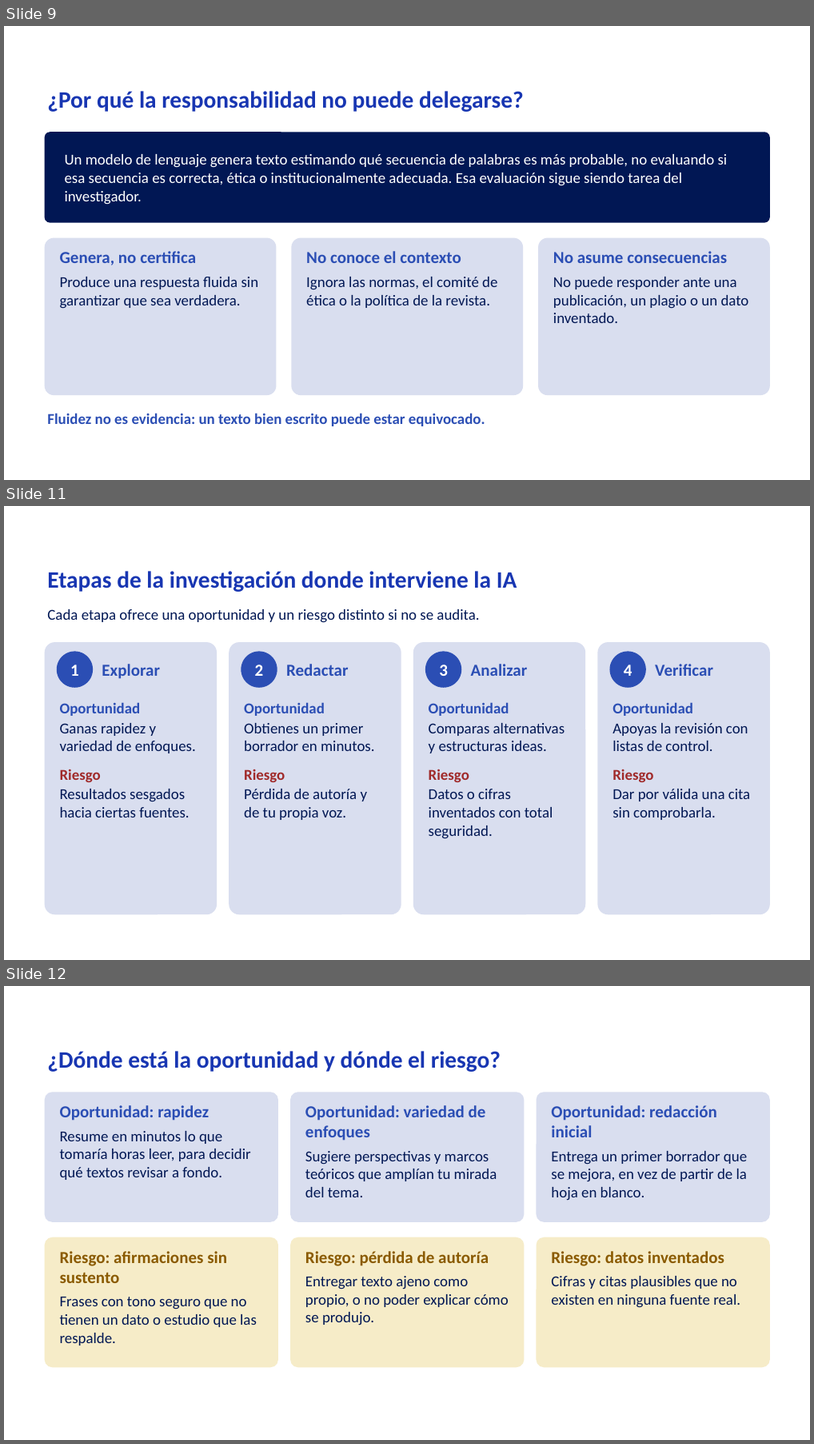
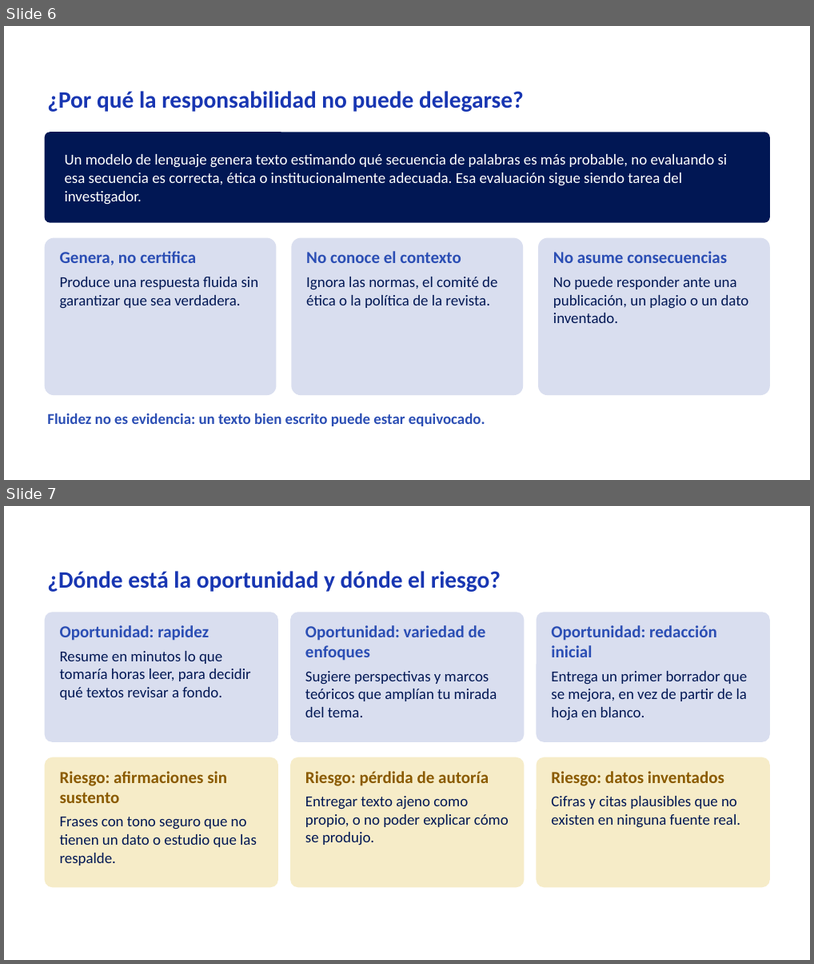
Before and after one commit to Rociosayan/analitica-empresarial-integrada, a slide deck: Sesion_03_mejorada.pptx. Shown one above the other, each under a label of ours: slides 9, 11 and 12 before the commit, slides 6 and 7 after it; the slides between them are not shown. The pictures are 814x1444 and 814x964 pixels, drawn with LibreOffice and Linux fonts; fonts in the diff are those of the drawing; background and template pictures are left out. Boxes give left, top, right and bottom in pixels: in the first picture for what was removed or moved away, otherwise in the second. Text is boxed around its words. In the diff, an @@ line names an element or a change of style, - is before the commit and + after.

```diff
--- a/Sesion_03_mejorada.pptx
+++ b/Sesion_03_mejorada.pptx
@@ slide 11 removed at (4, 506, 810, 960), background picture (left out) @@
@@ text removed at (47, 571, 518, 592) @@
-Etapas de la investigación donde interviene la IA
@@ text removed at (47, 609, 479, 623) @@
-Cada etapa ofrece una oportunidad y un riesgo distinto si no se audita.
@@ rounded rectangle removed at (45, 642, 217, 914) @@
@@ rounded rectangle removed at (229, 642, 402, 914) @@
@@ rounded rectangle removed at (414, 642, 586, 914) @@
@@ rounded rectangle removed at (598, 642, 770, 914) @@
@@ ellipse removed at (57, 651, 93, 688) @@
-1
@@ text removed at (102, 664, 160, 679) @@
-Explorar
@@ ellipse removed at (241, 651, 278, 688) @@
-2
@@ text removed at (286, 664, 348, 676) @@
-Redactar
@@ ellipse removed at (426, 651, 462, 688) @@
-3
@@ text removed at (471, 664, 528, 676) @@
-Analizar
@@ ellipse removed at (610, 651, 646, 688) @@
-4
@@ text removed at (655, 664, 714, 676) @@
-Verificar
@@ text removed at (60, 702, 196, 817) @@
-Oportunidad
-Ganas rapidez y variedad de enfoques.
-Riesgo
-Resultados sesgados hacia ciertas fuentes.
@@ text removed at (244, 702, 374, 820) @@
-Oportunidad
-Obtienes un primer borrador en minutos.
-Riesgo
-Pérdida de autoría y de tu propia voz.
@@ text removed at (429, 702, 565, 839) @@
-Oportunidad
-Comparas alternativas y estructuras ideas.
-Riesgo
-Datos o cifras inventados con total seguridad.
@@ text removed at (613, 702, 750, 820) @@
-Oportunidad
-Apoyas la revisión con listas de control.
-Riesgo
-Dar por válida una cita sin comprobarla.
@@ what was slide 9 is now slide 6 @@
@@ what was slide 12 is now slide 7 @@
```
Also in this commit, not shown: 2 slides changed, 1 slide added, 12 other slides removed.
